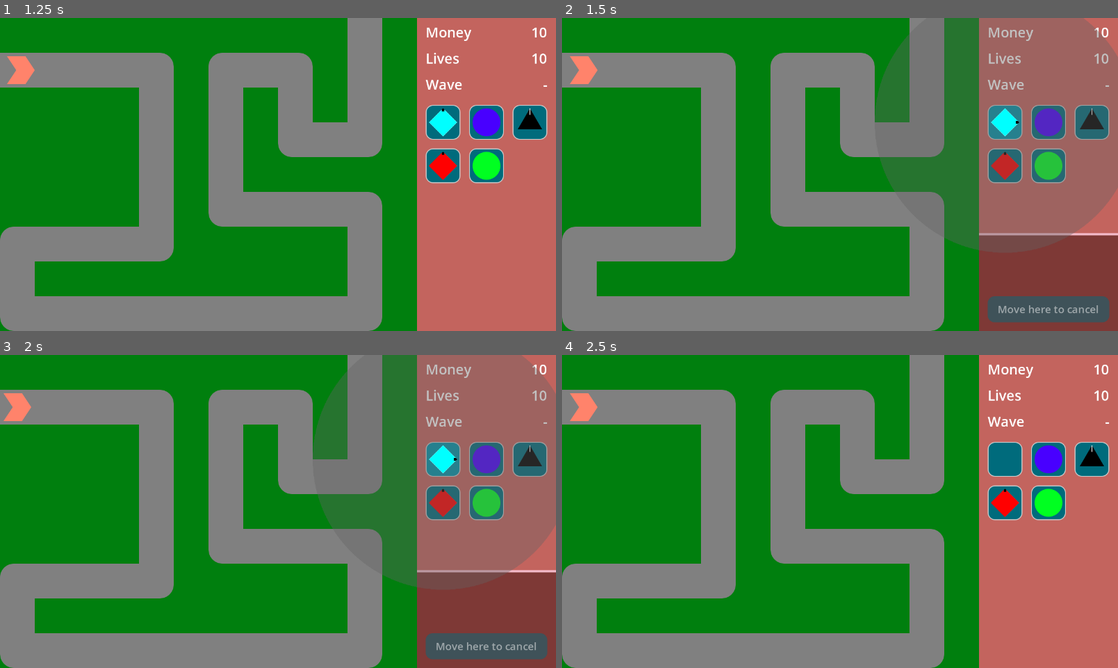
Above: before the commit, frames 1-4 (two rows, left to right).
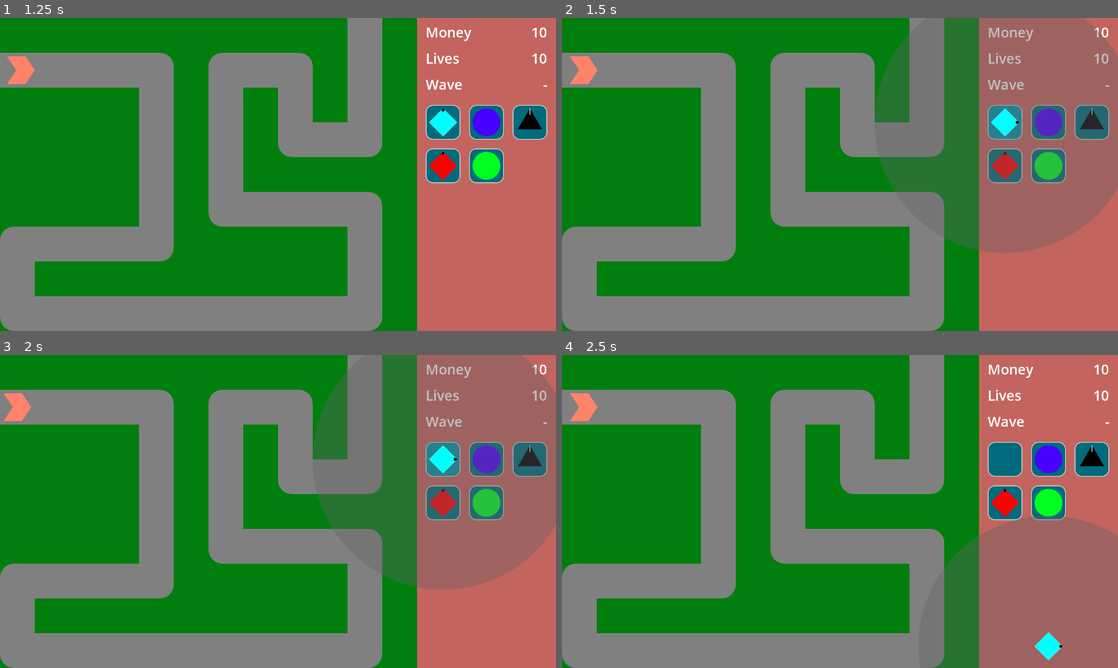
Above: after the commit, the same moments.

Repository: phrasmotica/godot-tower-defence
Game: Godot game, scene res://scenes/game.tscn
Same seed, same stepped clock (60 frames per second), same inputs: the game is played once before the commit and once after it.
Inputs (mouse positions are in pixels of both pictures, inside the frame that each line leads up to):
- Up to frame 1 (1.25 s): click "Play path 0" at 0.5 s
- Up to frame 2 (1.5 s): click (1006, 121) at 1.25 s
- Up to frame 3 (2 s): no input
- Up to frame 4 (2.5 s): click (1051, 646) at 2 s, where only the run before the commit has a clickable "Move here to cancel"

Frame 1 is identical in both runs. In frame 2, 7.8% of the frame differs, in the area x 75-100%, y 68-100%; in frame 3, 7.8%; in frame 4, 14%, in the area x 66-100%, y 51-100%.

Commit message:
Remove create mode elements from tower UI

Diff:
--- a/scenes/ui/game_ui.tscn
+++ b/scenes/ui/game_ui.tscn
@@ -218,6 +218,5 @@
 [connection signal="create_tower" from="CreateTowerUI/PanelContainer/MarginContainer/GridContainer/SniperTowerButton" to="." method="_on_tower_button_create_tower"]
 [connection signal="cancel_tower" from="CreateTowerUI/PanelContainer/MarginContainer/GridContainer/PoisonTowerButton" to="." method="_on_tower_button_cancel_tower"]
 [connection signal="create_tower" from="CreateTowerUI/PanelContainer/MarginContainer/GridContainer/PoisonTowerButton" to="." method="_on_tower_button_create_tower"]
-[connection signal="cancel_tower" from="TowerUI" to="." method="_on_tower_ui_cancel_tower"]
 [connection signal="sell_tower" from="TowerUI" to="." method="_on_tower_ui_sell_tower"]
 [connection signal="upgrade_tower" from="TowerUI" to="." method="_on_tower_ui_upgrade_tower"]
--- a/scenes/ui/tower_ui.tscn
+++ b/scenes/ui/tower_ui.tscn
@@ -1,13 +1,10 @@
-[gd_scene load_steps=5 format=3 uid="uid://cdtbovc5xoi4i"]
+[gd_scene load_steps=4 format=3 uid="uid://cdtbovc5xoi4i"]
 
 [ext_resource type="Theme" uid="uid://bqnr1830yqwqe" path="res://assets/themes/td_theme.tres" id="1_jh88n"]
 [ext_resource type="Script" path="res://scripts/tower_ui.gd" id="1_w24hd"]
 [ext_resource type="PackedScene" uid="uid://dx8exrpefyqrk" path="res://scenes/ui/upgrade_tower_button.tscn" id="2_sf8mk"]
 
-[sub_resource type="RectangleShape2D" id="RectangleShape2D_b1ksy"]
-size = Vector2(280, 60)
-
-[node name="TowerUI" type="Control" node_paths=PackedStringArray("tower_name_label", "upgrade_button_0", "upgrade_button_1", "sell_button", "cancel_button")]
+[node name="TowerUI" type="Control" node_paths=PackedStringArray("tower_name_label", "upgrade_button_0", "upgrade_button_1", "sell_button")]
 layout_mode = 3
 anchors_preset = 0
 offset_right = 320.0
@@ -17,7 +14,6 @@
 upgrade_button_0 = NodePath("TowerPanelContainer/MarginContainer/VBoxContainer/SelectedTowerButtons/UpgradeButton0")
 upgrade_button_1 = NodePath("TowerPanelContainer/MarginContainer/VBoxContainer/SelectedTowerButtons/UpgradeButton1")
 sell_button = NodePath("TowerPanelContainer/MarginContainer/VBoxContainer/SelectedTowerButtons/SellButton")
-cancel_button = NodePath("TowerPanelContainer/MarginContainer/VBoxContainer/SelectedTowerButtons/CancelButton")
 
 [node name="TowerPanelContainer" type="PanelContainer" parent="."]
 layout_mode = 0
@@ -76,28 +72,6 @@
 theme_override_font_sizes/font_size = 24
 text = "Sell"
 
-[node name="CancelButton" type="Button" parent="TowerPanelContainer/MarginContainer/VBoxContainer/SelectedTowerButtons"]
-visible = false
-layout_mode = 2
-offset_top = 130.0
-offset_right = 280.0
-offset_bottom = 190.0
-focus_mode = 0
-mouse_default_cursor_shape = 2
-theme = ExtResource("1_jh88n")
-theme_type_variation = &"ButtonArea"
-button_mask = 3
-text = "Move here to cancel"
-
-[node name="CancelArea" type="Area2D" parent="TowerPanelContainer/MarginContainer/VBoxContainer/SelectedTowerButtons/CancelButton"]
-collision_layer = 32
-collision_mask = 4
-
-[node name="CollisionShape2D" type="CollisionShape2D" parent="TowerPanelContainer/MarginContainer/VBoxContainer/SelectedTowerButtons/CancelButton/CancelArea"]
-position = Vector2(140, 30)
-shape = SubResource("RectangleShape2D_b1ksy")
-
 [connection signal="upgrade_tower" from="TowerPanelContainer/MarginContainer/VBoxContainer/SelectedTowerButtons/UpgradeButton0" to="." method="_on_upgrade_button_upgrade_tower"]
 [connection signal="upgrade_tower" from="TowerPanelContainer/MarginContainer/VBoxContainer/SelectedTowerButtons/UpgradeButton1" to="." method="_on_upgrade_button_upgrade_tower"]
 [connection signal="pressed" from="TowerPanelContainer/MarginContainer/VBoxContainer/SelectedTowerButtons/SellButton" to="." method="_on_sell_button_pressed"]
-[connection signal="area_entered" from="TowerPanelContainer/MarginContainer/VBoxContainer/SelectedTowerButtons/CancelButton/CancelArea" to="." method="_on_cancel_area_area_entered"]
--- a/scripts/game_ui.gd
+++ b/scripts/game_ui.gd
@@ -44,11 +44,7 @@
 signal sell_tower
 
 var current_tower_scene_id := 0
-
-var placing_tower: Tower:
-	set(value):
-		placing_tower = value
-		tower_ui.is_cancel_mode = placing_tower != null
+var placing_tower: Tower
 
 func _ready():
 	if Engine.is_editor_hint():
@@ -90,11 +86,8 @@
 		print("Already placing tower with ID " + str(new_id))
 		return
 
-	var show_animation := true
-
 	if placing_tower:
 		placing_tower.queue_free()
-		show_animation = false
 
 	placing_tower = tower_scene.instantiate()
 	current_tower_scene_id = new_id
@@ -111,9 +104,6 @@
 	placing_tower.set_placing()
 	placing_tower.hide()
 
-	if show_animation:
-		animate_show_ui()
-
 	tower_placing.emit(placing_tower)
 
 	placing_tower.on_placed.connect(_on_placing_tower_placed)
--- a/scripts/tower_ui.gd
+++ b/scripts/tower_ui.gd
@@ -13,30 +13,8 @@
 @export
 var sell_button: Button
 
-@export
-var cancel_button: Button
-
-# TODO: export this to editor
-var is_cancel_mode := false:
-	set(value):
-		is_cancel_mode = value
-
-		if is_cancel_mode:
-			hide_ui()
-		else:
-			show_ui()
-
-		cancel_button.visible = is_cancel_mode
-
-signal cancel_tower
 signal upgrade_tower(index: int)
 signal sell_tower
-
-func show_cancel_button():
-	cancel_button.show()
-
-func hide_cancel_button():
-	cancel_button.hide()
 
 func disable_upgrades():
 	upgrade_button_0.disabled = true
@@ -81,9 +59,6 @@
 	upgrade_button_1.hide()
 	sell_button.hide()
 
-func _on_cancel_area_area_entered(_area: Area2D):
-	cancel_tower.emit()
-
 func _on_upgrade_button_upgrade_tower(index: int):
 	upgrade_tower.emit(index)
 
